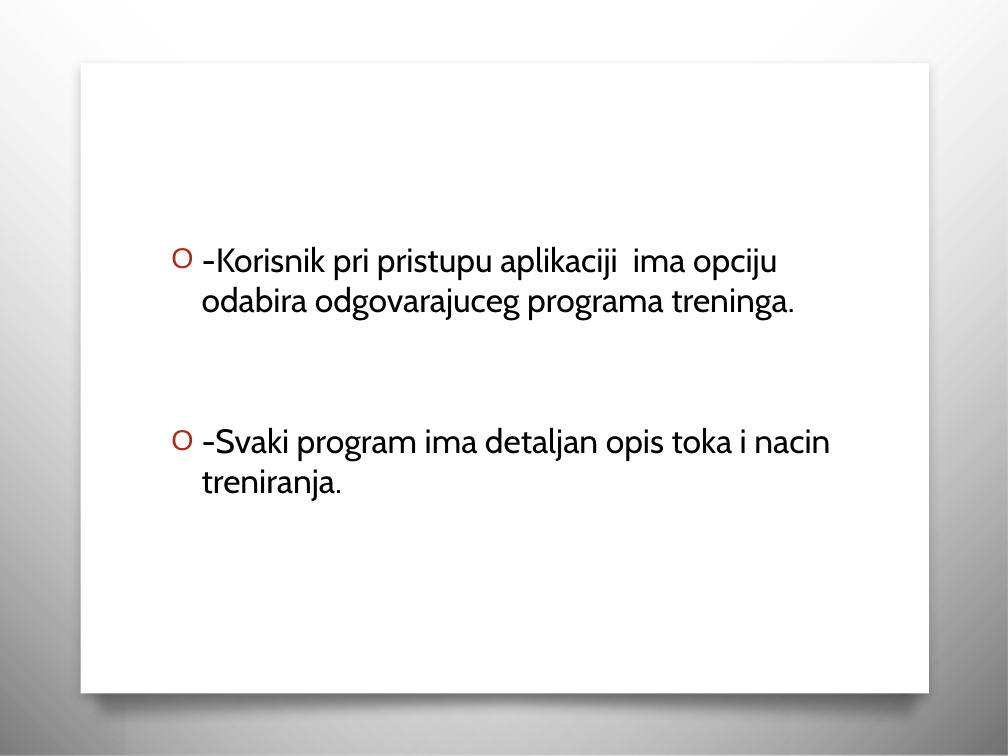
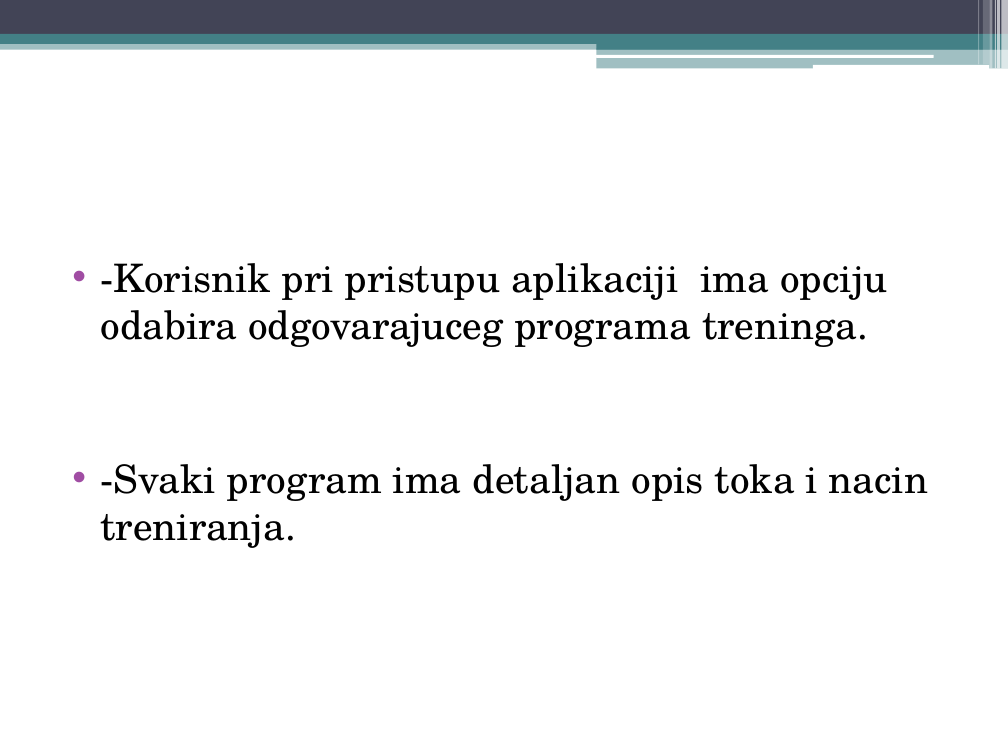
Before and after one commit to adameric1119s/USI-Projekat, a slide deck: slide 6 of King’s GYM.pptx. Drawn at 1008x756 pixels with LibreOffice and Linux fonts; fonts in the diff are those of the drawing; background and template pictures are left out. Boxes give left, top, right and bottom in pixels: in the first picture for what was removed or moved away, otherwise in the second. Text is boxed around its words. In the diff, an @@ line names an element or a change of style, - is before the commit and + after.

```diff
--- a/King’s GYM.pptx
+++ b/King’s GYM.pptx
@@ rectangle removed at (0,0,789,756) @@
@@ rectangle added at (0,0,1008,34), fill #424456 @@
@@ rectangle removed at (126,0,1008,756) @@
@@ rectangle added at (978,0,979,65), fill #FFFFFF at 30% opacity @@
@@ rectangle added at (983,0,989,65), fill #FFFFFF at 20% opacity @@
@@ rectangle added at (990,0,993,69), fill #FFFFFF at 40% opacity @@
@@ rectangle added at (995,0,996,69), fill #FFFFFF at 60% opacity @@
@@ rectangle added at (997,0,1000,69), fill #FFFFFF at 65% opacity @@
@@ rectangle added at (1002,0,1008,69), fill #FFFFFF at 65% opacity @@
@@ rectangle added at (0,40,1008,49), fill #438086 at 50% opacity @@
@@ rectangle added at (0,34,1008,44), fill #438086 @@
@@ rounded rectangle added at (596,54,933,57), fill #FFFFFF @@
@@ rectangle added at (597,39,1008,49), fill #438086 @@
@@ rectangle added at (597,48,1008,69), fill #438086 at 50% opacity @@
@@ rectangle removed at (81,64,929,694) @@
@@ rounded rectangle added at (812,65,989,69), fill #FFFFFF @@
@@ text "-Korisnik pri pristupu aplikaciji ima ...": place and size @@
-text "-Korisnik pri pristupu aplikaciji ima ..." at (202,246,830,501)
+text "-Korisnik pri pristupu aplikaciji ima ..." at (101,263,928,548)
@@ text "-Korisnik pri pristupu aplikaciji ima ..." at (101,263,928,548): size 24 to 28 pt, font Cabin to TeX Gyre Schola; bullet O to •; less space between paragraphs; bullet colour #AA2B1E to #A04DA3 @@
@@ freeform shape removed at (70,669,942,729) @@
```
Also in this commit, not shown: 13 other slides changed, 1 slide removed, 2 other files.
